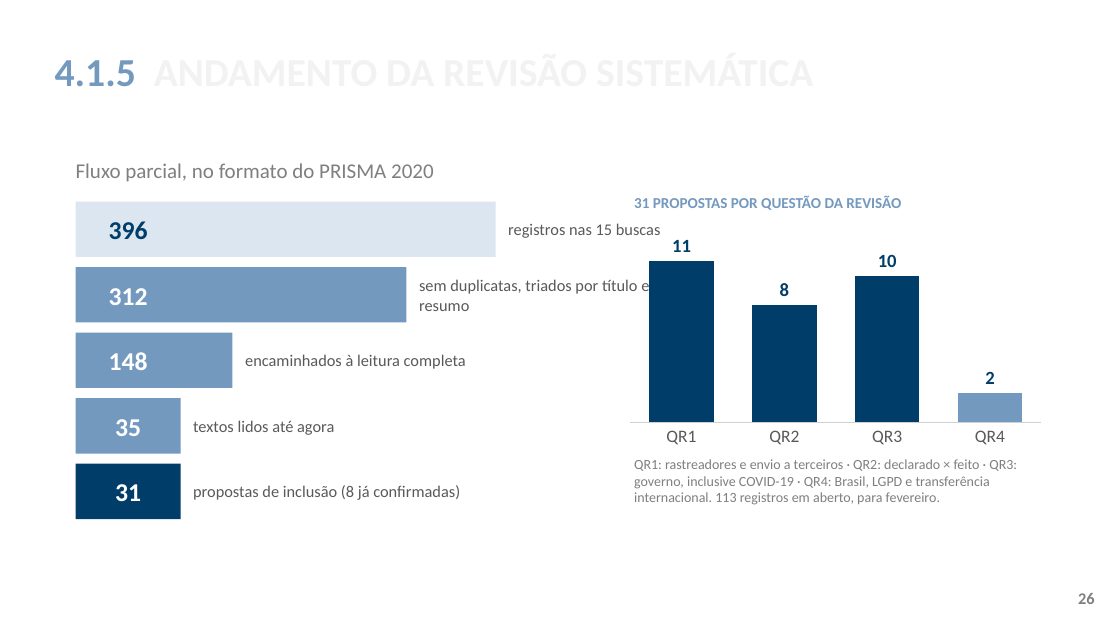
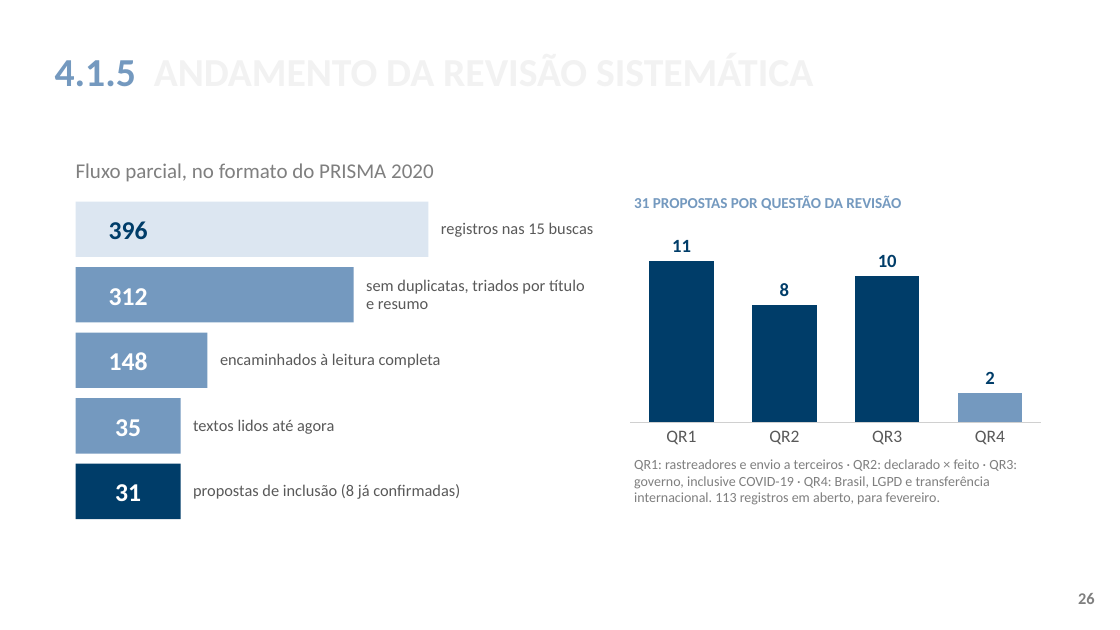
Before and after one commit to ClaudioAMF1/TCC, a slide deck: slide 26 of tcc/apresentacao/apresentacao-defesa-final.pptx. Drawn at 1120x630 pixels with LibreOffice and Linux fonts; fonts in the diff are those of the drawing; background and template pictures are left out. Boxes give left, top, right and bottom in pixels: in the first picture for what was removed or moved away, otherwise in the second. Text is boxed around its words. In the diff, an @@ line names an element or a change of style, - is before the commit and + after.

```diff
--- a/tcc/apresentacao/apresentacao-defesa-final.pptx
+++ b/tcc/apresentacao/apresentacao-defesa-final.pptx
@@ rectangle: place and size @@
-rectangle at [76, 202, 496, 257]
+rectangle at [76, 202, 429, 257]
@@ text "registros nas 15 buscas": place and size @@
-text "registros nas 15 buscas" at [508, 223, 661, 238]
+text "registros nas 15 buscas" at [441, 222, 594, 237]
@@ rectangle: place and size @@
-rectangle at [76, 267, 407, 323]
+rectangle at [76, 267, 354, 323]
@@ line spacing 1 to 0.95 in 3 elements at [220, 353, 441, 368], [441, 222, 594, 237], [366, 279, 585, 309] @@
@@ text "sem duplicatas, triados por título ...": place and size @@
-text "sem duplicatas, triados por título ..." at [419, 279, 649, 311]
+text "sem duplicatas, triados por título ..." at [366, 279, 585, 309]
@@ rectangle: place and size @@
-rectangle at [76, 333, 233, 388]
+rectangle at [76, 333, 208, 388]
@@ text "encaminhados à leitura completa": place and size @@
-text "encaminhados à leitura completa" at [245, 354, 466, 369]
+text "encaminhados à leitura completa" at [220, 353, 441, 368]
```
Also in this commit, not shown: 18 other slides changed, 2 other files.
